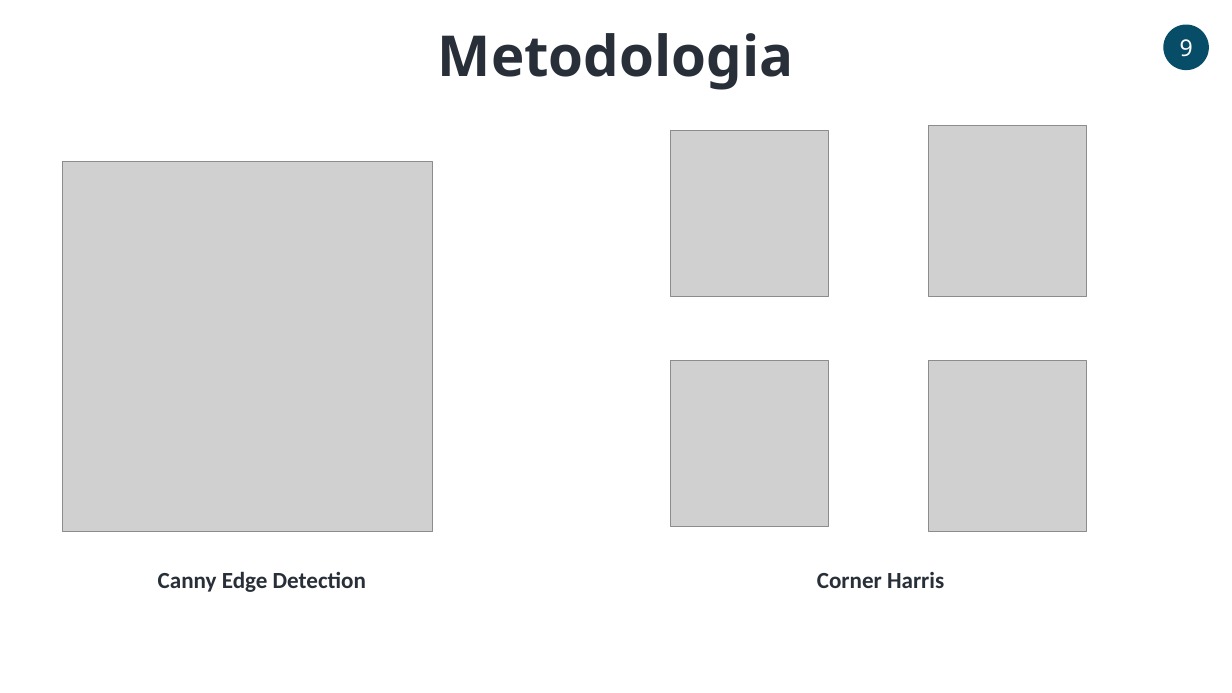
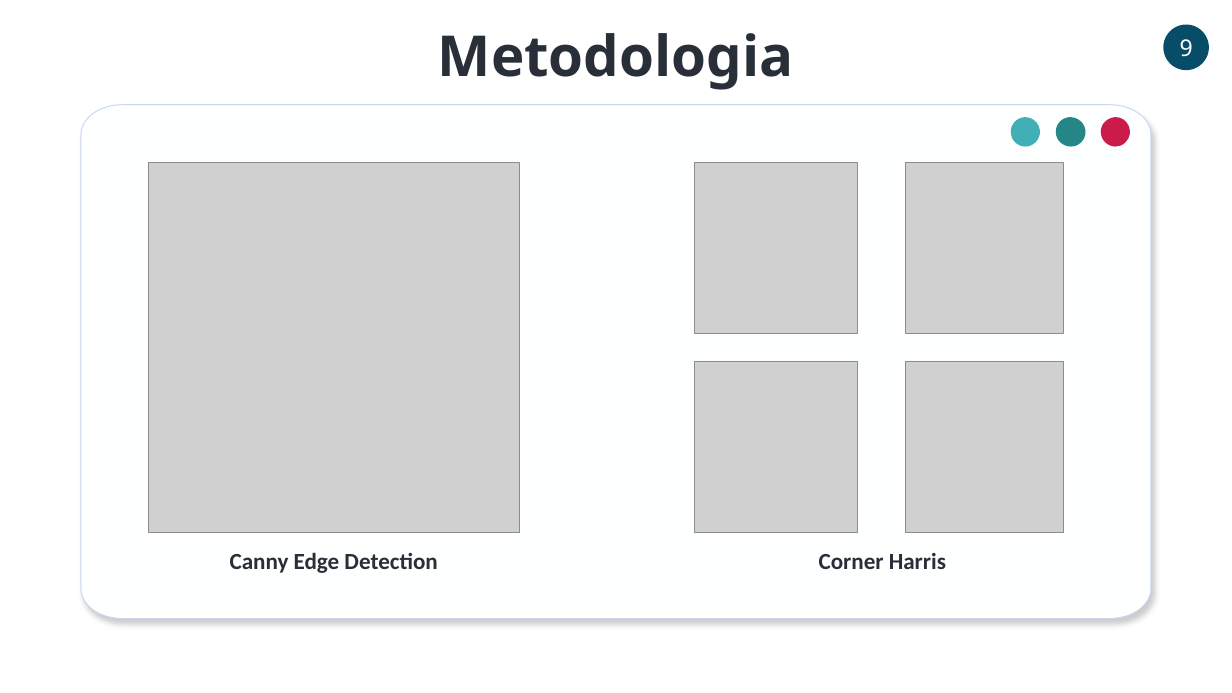
Before and after one commit to PedroCarvalho98/VC2021_22, a slide deck: slide 9 of Project/ApresentacaoFinal.pptx. Drawn at 1232x693 pixels with LibreOffice and Linux fonts; fonts in the diff are those of the drawing; grey boxes stand for pictures. Boxes give left, top, right and bottom in pixels: in the first picture for what was removed or moved away, otherwise in the second. Text is boxed around its words. In the diff, an @@ line names an element or a change of style, - is before the commit and + after.

```diff
--- a/Project/ApresentacaoFinal.pptx
+++ b/Project/ApresentacaoFinal.pptx
@@ group added at (81,104,1152,618): 4 freeform shapes @@
@@ picture: place and size @@
-picture at (63,162,433,531)
+picture at (149,163,519,532)
@@ picture: place and size @@
-picture at (671,130,829,296)
+picture at (694,163,857,334)
@@ picture: place and size @@
-picture at (928,126,1086,297)
+picture at (906,163,1064,334)
@@ picture: place and size @@
-picture at (671,360,829,526)
+picture at (694,361,857,532)
@@ picture: place and size @@
-picture at (928,360,1086,531)
+picture at (906,361,1064,532)
@@ text "Canny Edge Detection" at (230,552,437,573): alignment left to centre @@
@@ text "Canny Edge Detection": place and size @@
-text "Canny Edge Detection" at (158,571,366,592)
+text "Canny Edge Detection" at (230,552,437,573)
@@ text "Corner Harris": place and size @@
-text "Corner Harris" at (817,572,944,588)
+text "Corner Harris" at (819,553,946,569)
@@ text "Corner Harris" at (819,553,946,569): alignment left to centre @@
```
Also in this commit, not shown: 1 other slide changed.
